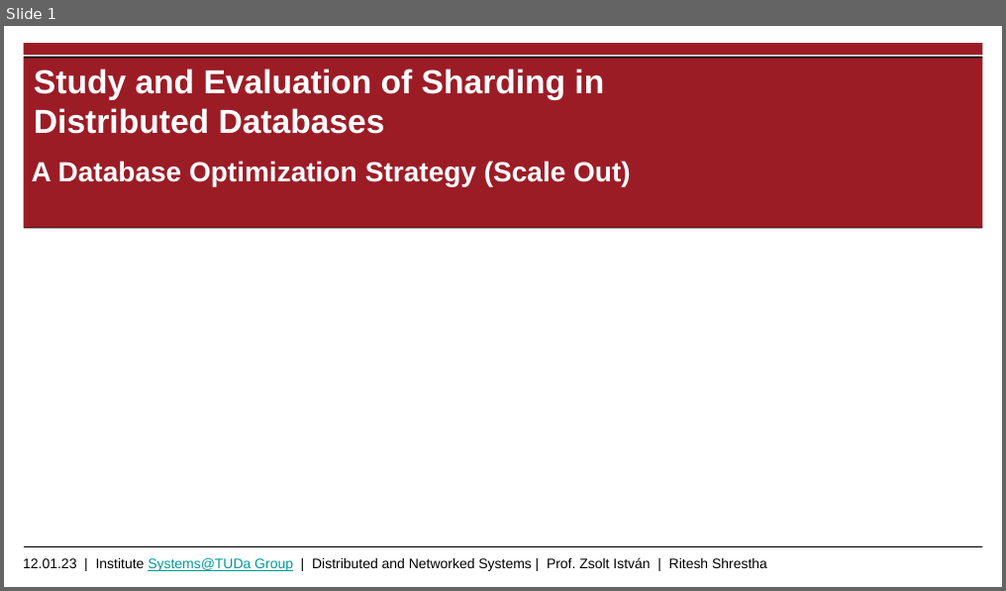
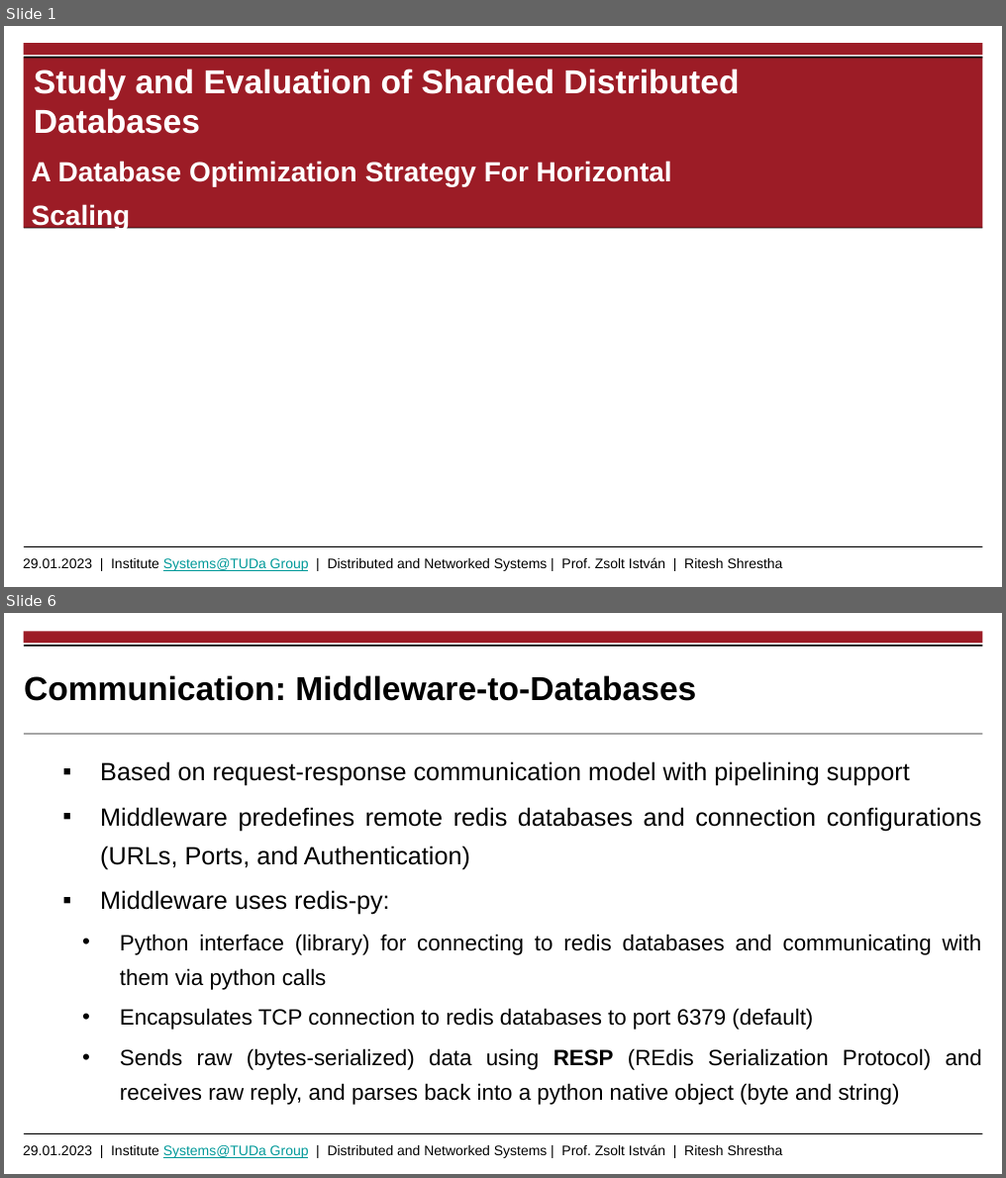
Before and after one commit to riteshCodes/sharded-distributed-databases, a slide deck: Documentation/Thesis_Presentation_Shrestha_Ritesh.pptx. Shown one above the other, each under a label of ours: slide 1 before the commit, slides 1 and 6 after it; the slides between them are not shown. The pictures are 1006x591 and 1006x1178 pixels, drawn with LibreOffice and Linux fonts; fonts in the diff are those of the drawing; background and template pictures are left out. Boxes give left, top, right and bottom in pixels: in the first picture for what was removed or moved away, otherwise in the second. Text is boxed around its words. In the diff, an @@ line names an element or a change of style, - is before the commit and + after.

```diff
--- a/Documentation/Thesis_Presentation_Shrestha_Ritesh.pptx
+++ b/Documentation/Thesis_Presentation_Shrestha_Ritesh.pptx
@@ slide 6 added at [4,613,1002,1174], background #FFFFFF; not listed: 2 template elements that a slide beside it also shows @@
@@ rectangle added at [24,631,983,643], fill #9C1C26 @@
@@ line added from (24, 645) to (983, 645), #000000 1.2 pt @@
@@ title added at [24,675,696,701], 24 pt, text #000000, bold @@
+Communication: Middleware-to-Databases
@@ line added from (24, 734) to (983, 734), #000000 0.6 pt @@
@@ text added at [100,761,982,1105], 16 pt, text #000000 @@
+    ▪ Based on request-response communication model with pipelining support
+    ▪ Middleware predefines remote redis databases and connection configurations (URLs, Ports, and Authentication)
+    ▪ Middleware uses redis-py:
+      • Python interface (library) for connecting to redis databases and communicating with them via python calls
+      • Encapsulates TCP connection to redis databases to port 6379 (default)
+      • Sends raw (bytes-serialized) data using RESP (REdis Serialization Protocol) and receives raw reply, and parses back into a python native object (byte and string)
@@ slide 1 changed as well @@
@@ title at [34,69,739,134]: text changed @@
-Study and Evaluation of Sharding in Distributed Databases
+Study and Evaluation of Sharded Distributed Databases
@@ subtitle at [32,161,672,230]: text changed @@
-A Database Optimization Strategy (Scale Out)
+A Database Optimization Strategy For Horizontal Scaling
@@ text at [23,558,783,571]: text changed @@
-12.01.23 | Institute Systems@TUDa Group | Distributed and Networked Systems | Prof. Zsolt István | Ritesh Shrestha
+29.01.2023 | Institute Systems@TUDa Group | Distributed and Networked Systems | Prof. Zsolt István | Ritesh Shrestha
```
Also in this commit, not shown: 1 other slide changed, 22 other slides added, 4 slides removed, 1 other file.
